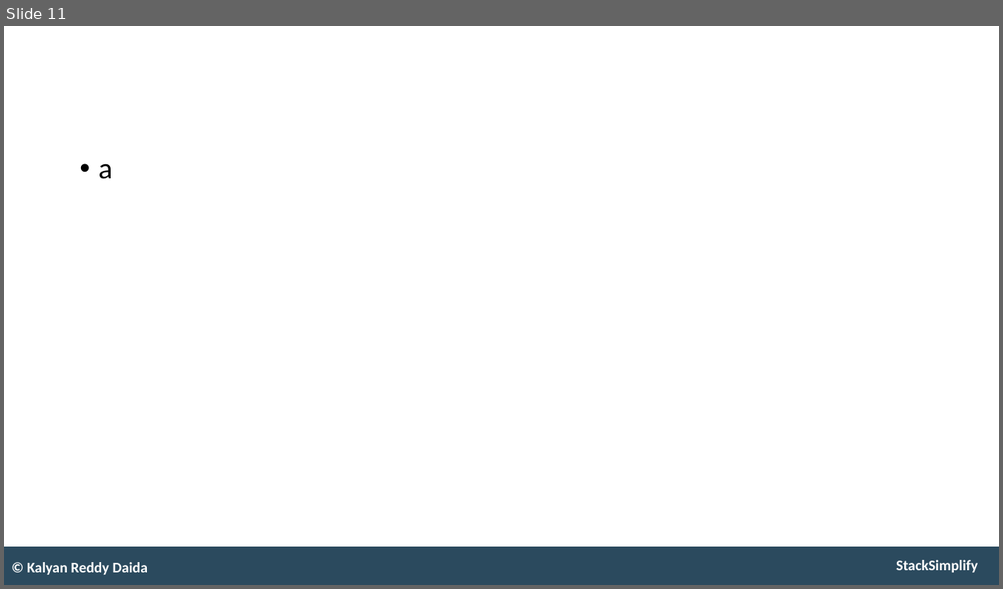
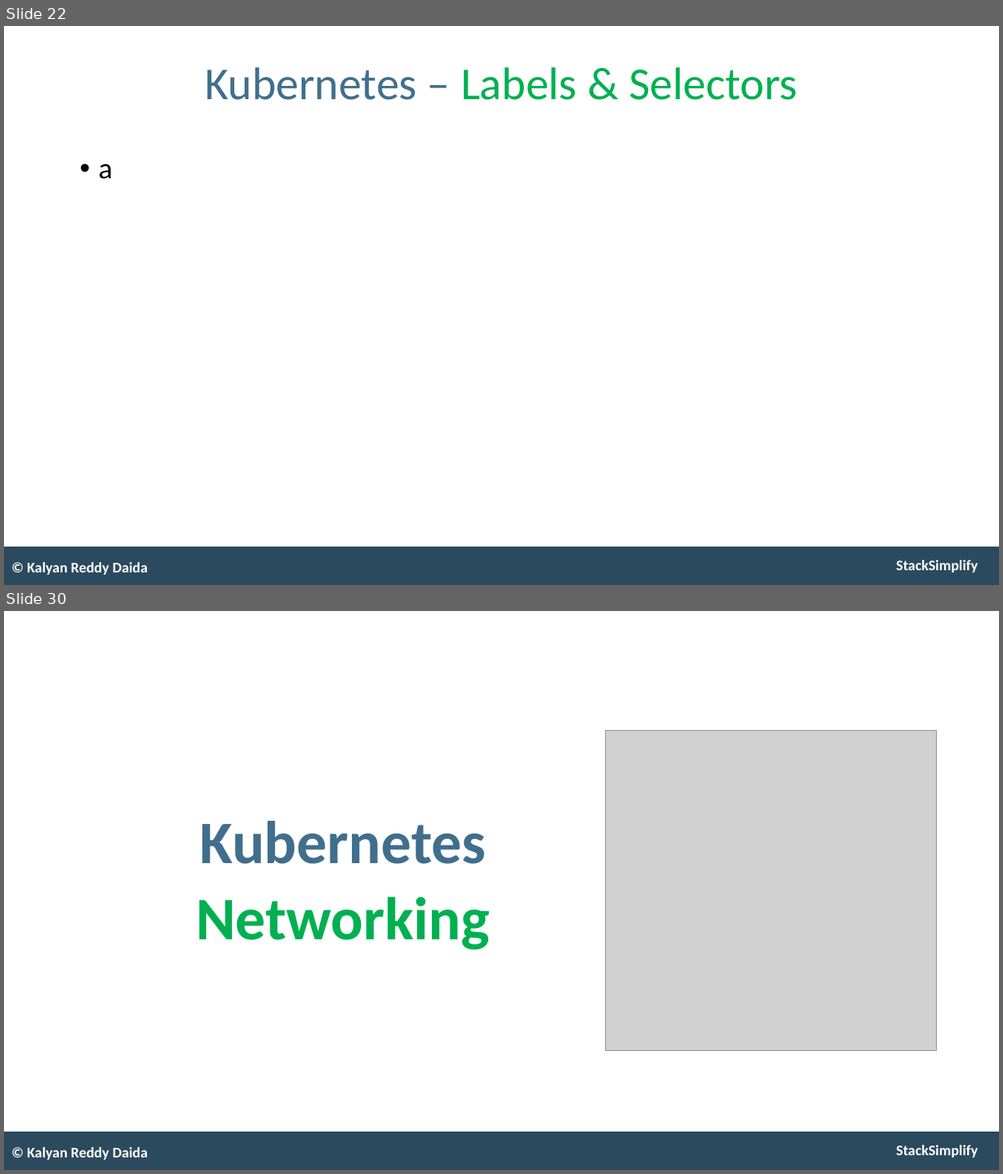
Before and after one commit to stacksimplify/aws-eks-kubernetes-masterclass, a slide deck: presentation/AWS-Fargate-and-EKS-Masterclass.pptx. Shown one above the other, each under a label of ours: slide 11 before the commit, slides 22 and 30 after it; the slides between them are not shown. The pictures are 1003x589 and 1003x1174 pixels, drawn with LibreOffice and Linux fonts; fonts in the diff are those of the drawing; grey boxes stand for pictures. Boxes give left, top, right and bottom in pixels: in the first picture for what was removed or moved away, otherwise in the second. Text is boxed around its words. In the diff, an @@ line names an element or a change of style, - is before the commit and + after.

```diff
--- a/presentation/AWS-Fargate-and-EKS-Masterclass.pptx
+++ b/presentation/AWS-Fargate-and-EKS-Masterclass.pptx
@@ slide 30 added at (4,611,999,1170), background #FFFFFF; not listed: 2 template elements that a slide beside it also shows @@
@@ picture added at (605,730,935,1051) @@
@@ text added at (196,820,489,950), 70 pt, text #406F8D, bold @@
+Kubernetes
+Networking
@@ text added at (27,1147,148,1160), 17 pt, text #FFFFFF, bold @@
+© Kalyan Reddy Daida
@@ what was slide 11 is now slide 22 @@
@@ slide 22 changed as well @@
@@ title added at (205,67,797,100), 53 pt, text #00B050 @@
+Kubernetes – Labels & Selectors
```
Also in this commit, not shown: 26 other slides added.
